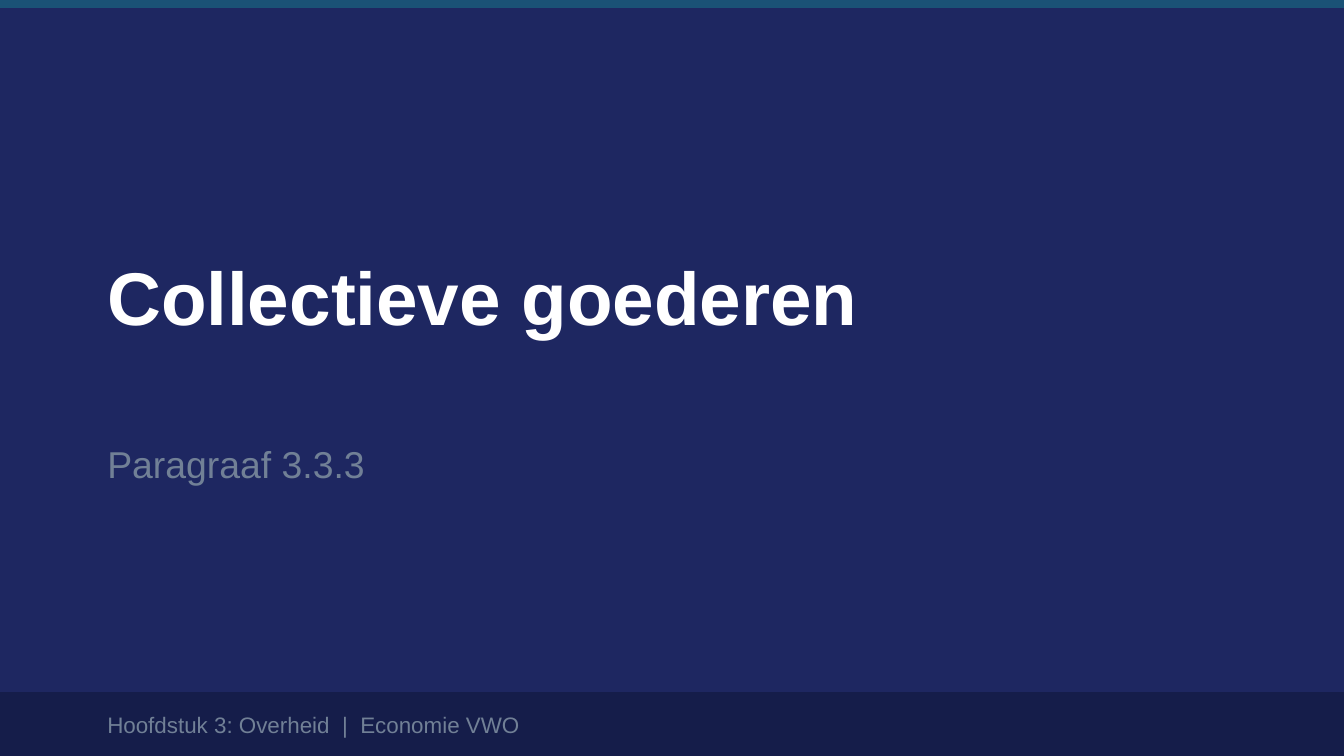
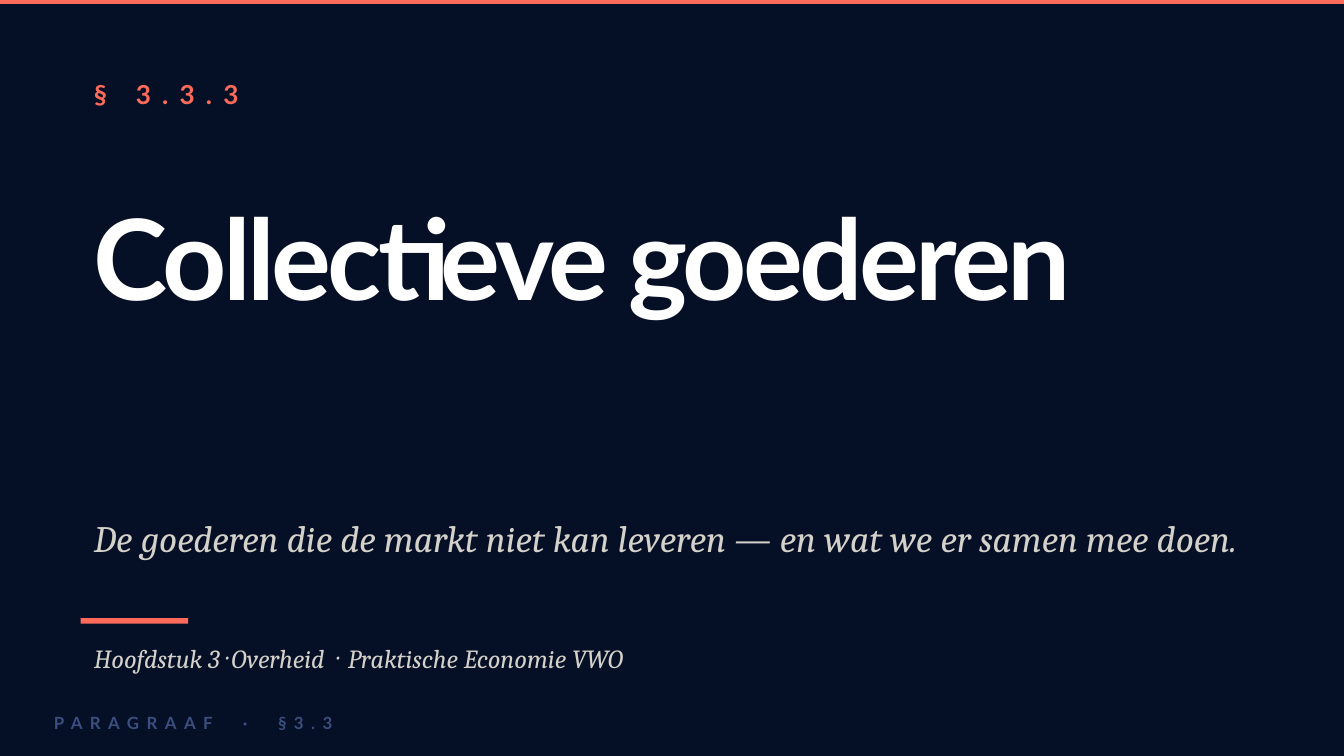
Before and after one commit to meijer1973/economie-vwo4-m3, a slide deck: slide 1 of 3.3 Hoofdstuk 3 - Overheid/3.3.3 Paragraaf 3 - Collectieve goederen/2. Leren/3.3.3 Collectieve goederen – presentatie.pptx. Drawn at 1344x756 pixels with LibreOffice and Linux fonts; fonts in the diff are those of the drawing. Boxes give left, top, right and bottom in pixels: in the first picture for what was removed or moved away, otherwise in the second. Text is boxed around its words. In the diff, an @@ line names an element or a change of style, - is before the commit and + after.

```diff
--- a/3.3 Hoofdstuk 3 - Overheid/3.3.3 Paragraaf 3 - Collectieve goederen/2. Leren/3.3.3 Collectieve goederen – presentatie.pptx
+++ b/3.3 Hoofdstuk 3 - Overheid/3.3.3 Paragraaf 3 - Collectieve goederen/2. Leren/3.3.3 Collectieve goederen – presentatie.pptx
@@ background #1E2761 to #050F25 @@
@@ rectangle: place and size @@
-rectangle at bbox=[0, 0, 1344, 8]
+rectangle at bbox=[0, 0, 1344, 4]
@@ rectangle at bbox=[0, 0, 1344, 4]: fill #1A5276 to #FF6B5B @@
@@ text at bbox=[136, 85, 238, 105]: text changed; size 20 to 14 pt; font Arial to Lato; text colour #718096 to #FF6B5B; bold on @@
-Paragraaf 3.3.3
+§ 3.3.3
@@ text "Collectieve goederen": place and size @@
-text "Collectieve goederen" at bbox=[107, 271, 858, 339]
+text "Collectieve goederen" at bbox=[94, 216, 1071, 320]
@@ text "Collectieve goederen" at bbox=[94, 216, 1071, 320]: size 40 to 60 pt, font Arial to Lato, letter spacing 0 to -2 pt @@
@@ text added at bbox=[94, 526, 1237, 560], 20 pt, text #D4D1CA, italic @@
+De goederen die de markt niet kan leveren — en wat we er samen mee doen.
@@ rectangle added at bbox=[81, 618, 188, 624], fill #FF6B5B @@
@@ text at bbox=[94, 650, 623, 674]: text changed; size 12 to 14 pt; font Arial to Cambria; text colour #718096 to #D4D1CA; italic on @@
-Hoofdstuk 3: Overheid | Economie VWO
+Hoofdstuk 3 · Overheid · Praktische Economie VWO
@@ rectangle removed at bbox=[0, 692, 1344, 755] @@
@@ text added at bbox=[294, 717, 333, 729], 9 pt, text #3A4F7F, bold @@
+PARAGRAAF · §3.3
```
Also in this commit, not shown: 3 other slides changed, 10 slides added, 9 slides removed, 7 other files.
